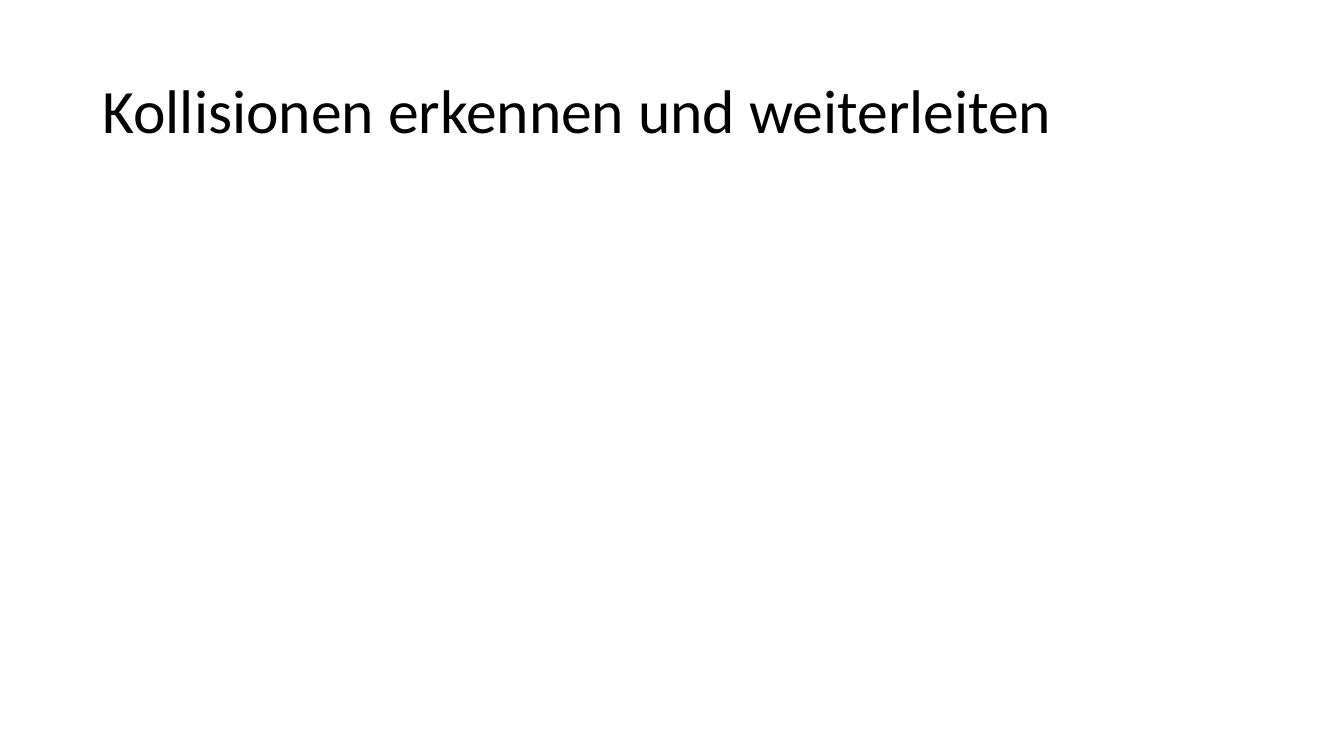
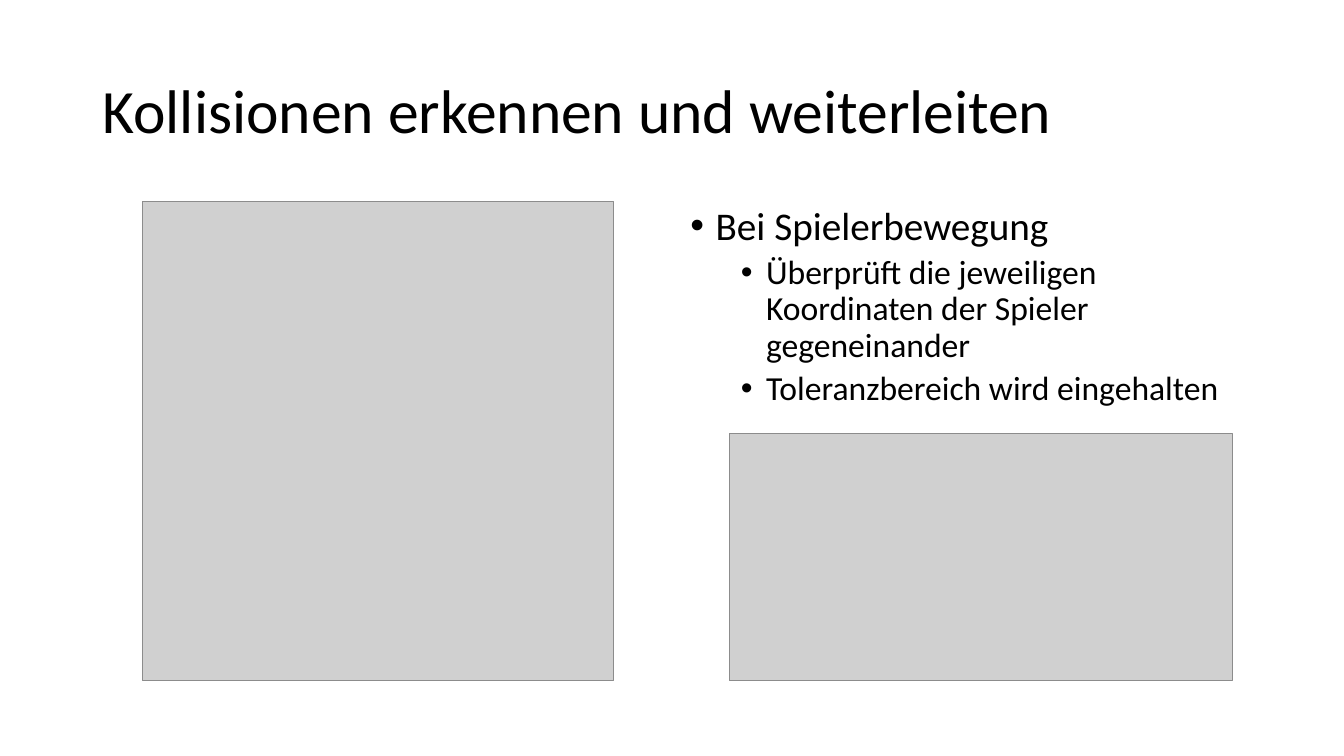
Before and after one commit to Toixinhell/Versteckies, a slide deck: slide 15 of Fangies.pptx (slide 14 before the commit). Drawn at 1344x756 pixels with LibreOffice and Linux fonts; fonts in the diff are those of the drawing; grey boxes stand for pictures. Boxes give left, top, right and bottom in pixels: in the first picture for what was removed or moved away, otherwise in the second. Text is boxed around its words. In the diff, an @@ line names an element or a change of style, - is before the commit and + after.

```diff
--- a/Fangies.pptx
+++ b/Fangies.pptx
@@ picture added at (142, 202, 614, 682) @@
@@ text added at (716, 212, 1218, 406), 24 pt, text #000000 @@
+• Bei Spielerbewegung
+  • Überprüft die jeweiligen Koordinaten der Spieler gegeneinander
+  • Toleranzbereich wird eingehalten
@@ picture added at (729, 434, 1232, 681) @@
```
Also in this commit, not shown: 1 other slide changed, 3 slides added, 2 slides removed.
